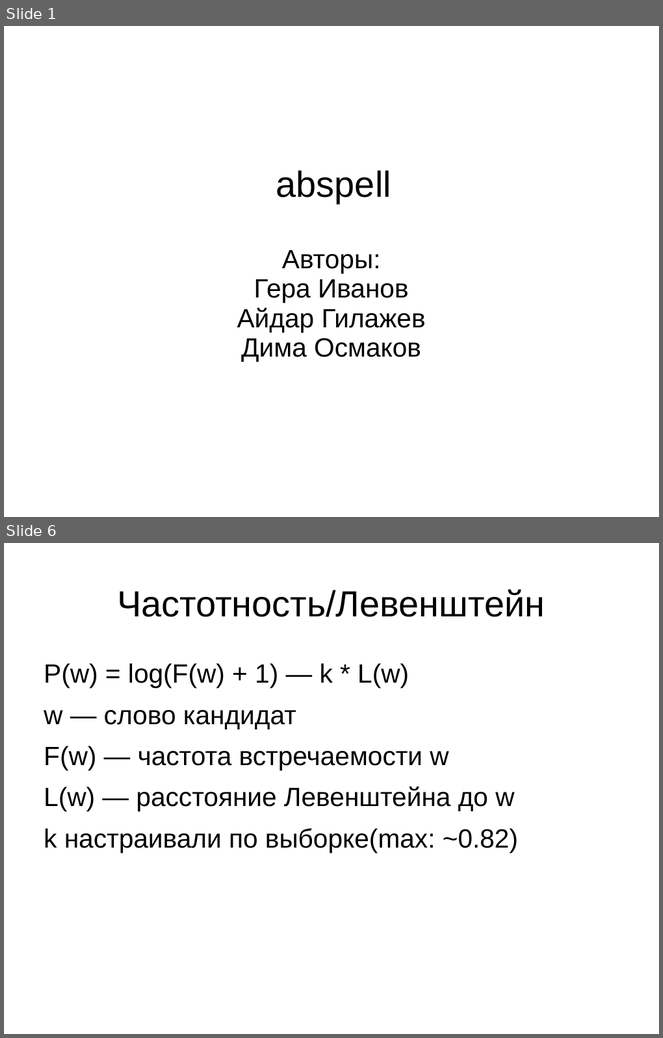
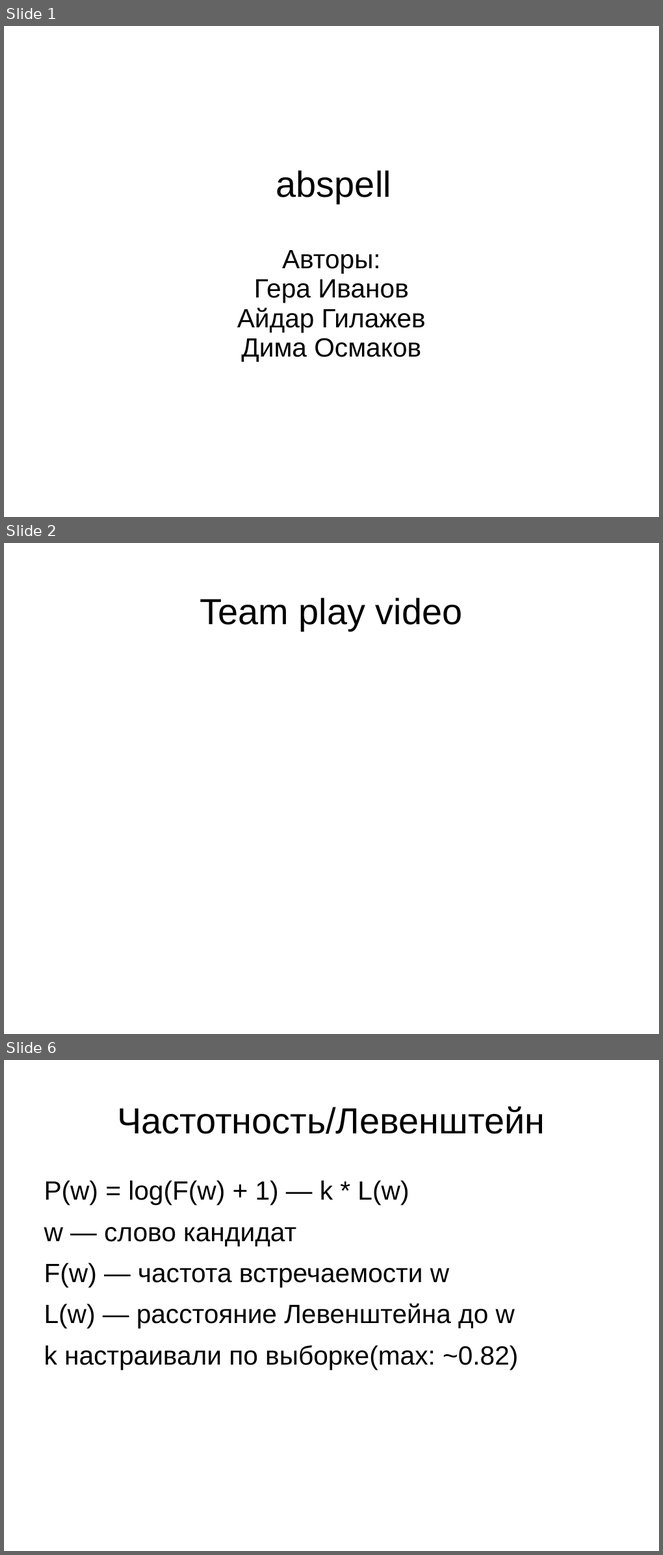
Before and after one commit to bumshmyak/abspell, a slide deck: doc/abspell.ppt. Shown one above the other, each under a label of ours: slides 1 and 6 before the commit, slides 1, 2 and 6 after it; the slides between them are not shown. The pictures are 663x1038 and 663x1555 pixels, drawn with LibreOffice and Linux fonts; fonts in the diff are those of the drawing. Boxes give left, top, right and bottom in pixels: in the first picture for what was removed or moved away, otherwise in the second. Text is boxed around its words. In the diff, an @@ line names an element or a change of style, - is before the commit and + after.

```diff
--- a/doc/abspell.ppt
+++ b/doc/abspell.ppt
@@ slide 2 added at (x1=4, y1=543, x2=659, y2=1034), background #FFFFFF @@
@@ title added at (x1=200, y1=598, x2=463, y2=631), 44 pt, text #000000 @@
+Team play video
```
Also in this commit, not shown: 1 slide removed.
